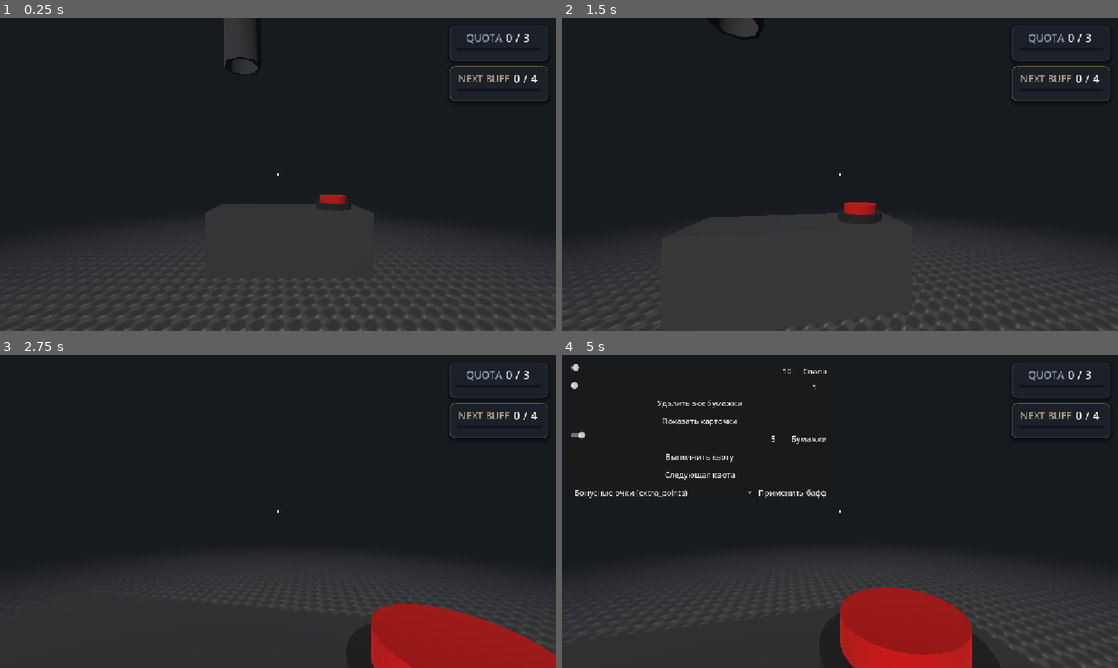
Above: before the commit, frames 1-4 (two rows, left to right).
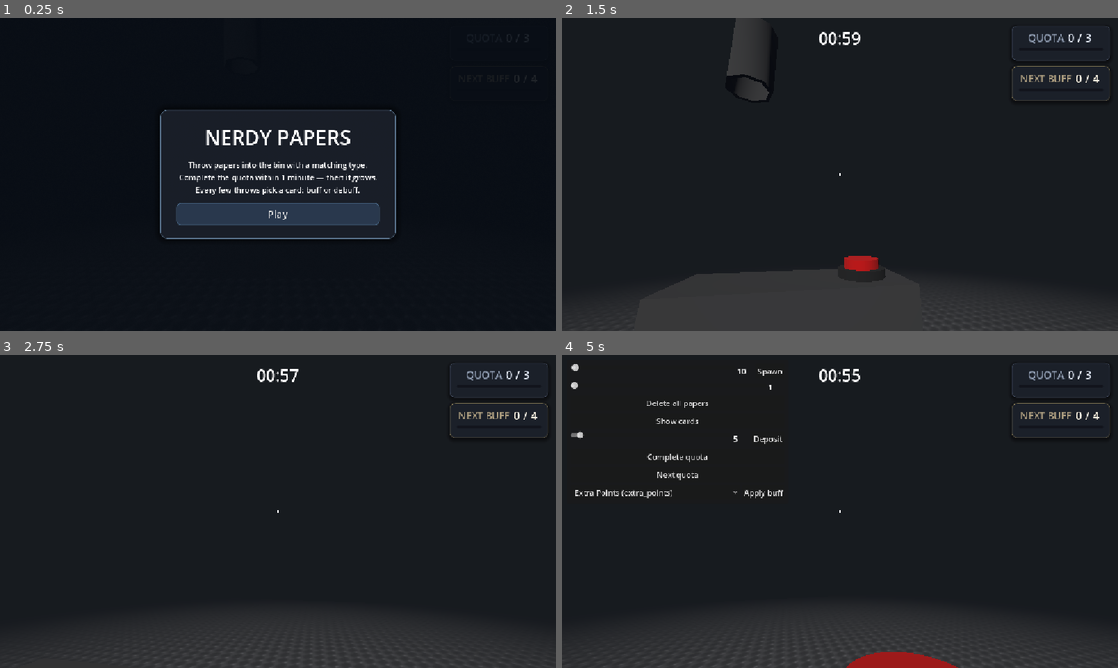
Above: after the commit, the same moments.

Repository: AvSBF/nerdy-papers
Game: Godot game, scene res://Scenes/World.tscn
Two runs of this game, one before a commit and one after it. Both use one fixed random seed, a clock stepped at 60 frames per second and the inputs below.
Inputs (mouse positions are in pixels of both pictures, inside the frame that each line leads up to):
- Up to frame 1 (0.25 s): no input
- Up to frame 2 (1.5 s): click (840, 215) at 0.5 s, where only the run after the commit has a clickable "Play"; tap Enter at 1.25 s; move the mouse to (867, 174) at 1.27 s; hold W (key_forward) from 1.28 s (still down); hold E (interact) from 1.28 s (still down)
- Up to frame 3 (2.75 s): keep holding W (key_forward); tap G (throw) at 1.55, 2.1 s; move the mouse to (250, 511) at 2.02 s; release E (interact) at 2.03 s; tap E (interact) at 2.3 s
- Up to frame 4 (5 s): keep holding W (key_forward); move the mouse to (851, 505) at 2.77 s; hold E (interact) 2.78-3.53 s; tap G (throw) at 3.05, 3.6, 4.55 s; tap Space at 3.5 s; move the mouse to (834, 517) at 3.52 s; tap E (interact) at 3.8 s; tap Enter at 4.25 s; move the mouse to (878, 514) at 4.27 s; hold E (interact) from 4.28 s (still down); tap F2 (debug_menu) at 4.9 s

The runs differ from the first frame. In frame 1, 36% of the frame differs, in the area x 0-100%, y 0-100%; in frame 2, 14%; in frame 3, 15%; in frame 4, 17%.

Commit message:
feat: add quota timer, game menus, play-area borders and English UI

Diff:
--- /dev/null
+++ b/Prefabs/Borders.tscn
@@ -0,0 +1,25 @@
+[gd_scene load_steps=3 format=3]
+
+[sub_resource type="BoxShape3D" id="BoxShape3D_long"]
+size = Vector3(20, 4, 0.5)
+
+[sub_resource type="BoxShape3D" id="BoxShape3D_wide"]
+size = Vector3(0.5, 4, 20)
+
+[node name="Borders" type="StaticBody3D"]
+
+[node name="North" type="CollisionShape3D" parent="."]
+transform = Transform3D(1, 0, 0, 0, 1, 0, 0, 0, 1, 0, 2, -10)
+shape = SubResource("BoxShape3D_long")
+
+[node name="South" type="CollisionShape3D" parent="."]
+transform = Transform3D(1, 0, 0, 0, 1, 0, 0, 0, 1, 0, 2, 10)
+shape = SubResource("BoxShape3D_long")
+
+[node name="West" type="CollisionShape3D" parent="."]
+transform = Transform3D(1, 0, 0, 0, 1, 0, 0, 0, 1, -10, 2, 0)
+shape = SubResource("BoxShape3D_wide")
+
+[node name="East" type="CollisionShape3D" parent="."]
+transform = Transform3D(1, 0, 0, 0, 1, 0, 0, 0, 1, 10, 2, 0)
+shape = SubResource("BoxShape3D_wide")
--- a/Prefabs/BuffCard.tscn
+++ b/Prefabs/BuffCard.tscn
@@ -90,19 +90,19 @@
 mouse_filter = 2
 horizontal_alignment = 1
 theme_override_font_sizes/font_size = 14
-text = "БАФФ"
+text = "BUFF"
 
 [node name="TitleLabel" type="Label" parent="Margin/VBox"]
 mouse_filter = 2
 horizontal_alignment = 1
 theme_override_font_sizes/font_size = 24
-text = "Заголовок"
+text = "Title"
 
 [node name="DescLabel" type="Label" parent="Margin/VBox"]
 mouse_filter = 2
 horizontal_alignment = 1
 autowrap_mode = 3
-text = "Описание"
+text = "Description"
 
 [node name="Spacer" type="Control" parent="Margin/VBox"]
 size_flags_vertical = 3
--- a/Prefabs/DebugMenu.tscn
+++ b/Prefabs/DebugMenu.tscn
@@ -35,7 +35,7 @@
 text = "10"
 
 [node name="SpawnButton" type="Button" parent="Panel/Margin/VBox/SpawnRow"]
-text = "Спавн"
+text = "Spawn"
 
 [node name="MaxHeldRow" type="HBoxContainer" parent="Panel/Margin/VBox"]
 
@@ -52,10 +52,10 @@
 text = "1"
 
 [node name="DeleteButton" type="Button" parent="Panel/Margin/VBox"]
-text = "Удалить все бумажки"
+text = "Delete all papers"
 
 [node name="ForceCardsButton" type="Button" parent="Panel/Margin/VBox"]
-text = "Показать карточки"
+text = "Show cards"
 
 [node name="DepositRow" type="HBoxContainer" parent="Panel/Margin/VBox"]
 
@@ -72,13 +72,13 @@
 text = "5"
 
 [node name="DepositButton" type="Button" parent="Panel/Margin/VBox/DepositRow"]
-text = "Бумажки"
+text = "Deposit"
 
 [node name="CompleteQuotaButton" type="Button" parent="Panel/Margin/VBox"]
-text = "Выполнить квоту"
+text = "Complete quota"
 
 [node name="NextQuotaButton" type="Button" parent="Panel/Margin/VBox"]
-text = "Следующая квота"
+text = "Next quota"
 
 [node name="BuffRow" type="HBoxContainer" parent="Panel/Margin/VBox"]
 
@@ -86,4 +86,4 @@
 size_flags_horizontal = 3
 
 [node name="ApplyBuffButton" type="Button" parent="Panel/Margin/VBox/BuffRow"]
-text = "Применить бафф"
+text = "Apply buff"
--- /dev/null
+++ b/Scenes/Menus.tscn
@@ -0,0 +1,213 @@
+[gd_scene load_steps=4 format=3]
+
+[ext_resource type="Script" path="res://Scripts/UI/game_controller.gd" id="1_menu"]
+
+[sub_resource type="StyleBoxFlat" id="StyleBoxFlat_panel"]
+bg_color = Color(0.1, 0.12, 0.16, 0.96)
+border_width_left = 1
+border_width_top = 1
+border_width_right = 1
+border_width_bottom = 1
+border_color = Color(0.35, 0.45, 0.55, 1)
+corner_radius_top_left = 14
+corner_radius_top_right = 14
+corner_radius_bottom_right = 14
+corner_radius_bottom_left = 14
+content_margin_left = 34.0
+content_margin_top = 28.0
+content_margin_right = 34.0
+content_margin_bottom = 28.0
+shadow_color = Color(0, 0, 0, 0.5)
+shadow_size = 14
+
+[sub_resource type="StyleBoxFlat" id="StyleBoxFlat_button"]
+bg_color = Color(0.16, 0.22, 0.3, 1)
+border_width_left = 1
+border_width_top = 1
+border_width_right = 1
+border_width_bottom = 1
+border_color = Color(0.35, 0.5, 0.65, 1)
+corner_radius_top_left = 8
+corner_radius_top_right = 8
+corner_radius_bottom_right = 8
+corner_radius_bottom_left = 8
+
+[node name="Menus" type="CanvasLayer"]
+layer = 100
+process_mode = 3
+script = ExtResource("1_menu")
+
+[node name="TimerLabel" type="Label" parent="."]
+anchors_preset = 5
+anchor_left = 0.5
+anchor_top = 0.0
+anchor_right = 0.5
+anchor_bottom = 0.0
+offset_left = -60.0
+offset_top = 18.0
+offset_right = 60.0
+offset_bottom = 56.0
+grow_horizontal = 2
+theme_override_font_sizes/font_size = 34
+horizontal_alignment = 1
+text = "01:00"
+
+[node name="MainMenu" type="Control" parent="."]
+anchors_preset = 15
+anchor_right = 1.0
+anchor_bottom = 1.0
+grow_horizontal = 2
+grow_vertical = 2
+
+[node name="Dimmer" type="ColorRect" parent="MainMenu"]
+anchors_preset = 15
+anchor_right = 1.0
+anchor_bottom = 1.0
+grow_horizontal = 2
+grow_vertical = 2
+mouse_filter = 2
+color = Color(0.03, 0.05, 0.08, 0.9)
+
+[node name="Center" type="CenterContainer" parent="MainMenu"]
+anchors_preset = 15
+anchor_right = 1.0
+anchor_bottom = 1.0
+grow_horizontal = 2
+grow_vertical = 2
+
+[node name="Panel" type="PanelContainer" parent="MainMenu/Center"]
+theme_override_styles/panel = SubResource("StyleBoxFlat_panel")
+
+[node name="VBox" type="VBoxContainer" parent="MainMenu/Center/Panel"]
+theme_override_constants/separation = 16
+
+[node name="Title" type="Label" parent="MainMenu/Center/Panel/VBox"]
+theme_override_font_sizes/font_size = 42
+horizontal_alignment = 1
+text = "NERDY PAPERS"
+
+[node name="Desc" type="Label" parent="MainMenu/Center/Panel/VBox"]
+custom_minimum_size = Vector2(420, 0)
+horizontal_alignment = 1
+autowrap_mode = 2
+text = "Throw papers into the bin with a matching type.\nComplete the quota within 1 minute — then it grows.\nEvery few throws pick a card: buff or debuff."
+
+[node name="PlayButton" type="Button" parent="MainMenu/Center/Panel/VBox"]
+custom_minimum_size = Vector2(240, 46)
+theme_override_styles/normal = SubResource("StyleBoxFlat_button")
+theme_override_styles/hover = SubResource("StyleBoxFlat_button")
+theme_override_styles/pressed = SubResource("StyleBoxFlat_button")
+theme_override_font_sizes/font_size = 20
+text = "Play"
+
+[node name="PauseMenu" type="Control" parent="."]
+anchors_preset = 15
+anchor_right = 1.0
+anchor_bottom = 1.0
+grow_horizontal = 2
+grow_vertical = 2
+
+[node name="Dimmer" type="ColorRect" parent="PauseMenu"]
+anchors_preset = 15
+anchor_right = 1.0
+anchor_bottom = 1.0
+grow_horizontal = 2
+grow_vertical = 2
+mouse_filter = 2
+color = Color(0.03, 0.05, 0.08, 0.75)
+
+[node name="Center" type="CenterContainer" parent="PauseMenu"]
+anchors_preset = 15
+anchor_right = 1.0
+anchor_bottom = 1.0
+grow_horizontal = 2
+grow_vertical = 2
+
+[node name="Panel" type="PanelContainer" parent="PauseMenu/Center"]
+theme_override_styles/panel = SubResource("StyleBoxFlat_panel")
+
+[node name="VBox" type="VBoxContainer" parent="PauseMenu/Center/Panel"]
+theme_override_constants/separation = 14
+
+[node name="Title" type="Label" parent="PauseMenu/Center/Panel/VBox"]
+theme_override_font_sizes/font_size = 34
+horizontal_alignment = 1
+text = "PAUSE"
+
+[node name="ContinueButton" type="Button" parent="PauseMenu/Center/Panel/VBox"]
+custom_minimum_size = Vector2(240, 42)
+theme_override_styles/normal = SubResource("StyleBoxFlat_button")
+theme_override_styles/hover = SubResource("StyleBoxFlat_button")
+theme_override_styles/pressed = SubResource("StyleBoxFlat_button")
+theme_override_font_sizes/font_size = 18
+text = "Continue"
+
+[node name="RestartButton" type="Button" parent="PauseMenu/Center/Panel/VBox"]
+custom_minimum_size = Vector2(240, 42)
+theme_override_styles/normal = SubResource("StyleBoxFlat_button")
+theme_override_styles/hover = SubResource("StyleBoxFlat_button")
+theme_override_styles/pressed = SubResource("StyleBoxFlat_button")
+theme_override_font_sizes/font_size = 18
+text = "Restart"
+
+[node name="MenuButton" type="Button" parent="PauseMenu/Center/Panel/VBox"]
+custom_minimum_size = Vector2(240, 42)
+theme_override_styles/normal = SubResource("StyleBoxFlat_button")
+theme_override_styles/hover = SubResource("StyleBoxFlat_button")
+theme_override_styles/pressed = SubResource("StyleBoxFlat_button")
+theme_override_font_sizes/font_size = 18
+text = "Main Menu"
+
+[node name="DefeatScreen" type="Control" parent="."]
+anchors_preset = 15
+anchor_right = 1.0
+anchor_bottom = 1.0
+grow_horizontal = 2
+grow_vertical = 2
+
+[node name="Dimmer" type="ColorRect" parent="DefeatScreen"]
+anchors_preset = 15
+anchor_right = 1.0
+anchor_bottom = 1.0
+grow_horizontal = 2
+grow_vertical = 2
+mouse_filter = 2
+color = Color(0.12, 0.03, 0.03, 0.92)
+
+[node name="Center" type="CenterContainer" parent="DefeatScreen"]
+anchors_preset = 15
+anchor_right = 1.0
+anchor_bottom = 1.0
+grow_horizontal = 2
+grow_vertical = 2
+
+[node name="Panel" type="PanelContainer" parent="DefeatScreen/Center"]
+theme_override_styles/panel = SubResource("StyleBoxFlat_panel")
+
+[node name="VBox" type="VBoxContainer" parent="DefeatScreen/Center/Panel"]
+theme_override_constants/separation = 14
+
+[node name="Title" type="Label" parent="DefeatScreen/Center/Panel/VBox"]
+theme_override_font_sizes/font_size = 36
+horizontal_alignment = 1
+text = "DEFEAT"
+
+[node name="Desc" type="Label" parent="DefeatScreen/Center/Panel/VBox"]
+horizontal_alignment = 1
+text = "Quota not completed in time!"
+
+[node name="RestartButton" type="Button" parent="DefeatScreen/Center/Panel/VBox"]
+custom_minimum_size = Vector2(240, 42)
+theme_override_styles/normal = SubResource("StyleBoxFlat_button")
+theme_override_styles/hover = SubResource("StyleBoxFlat_button")
+theme_override_styles/pressed = SubResource("StyleBoxFlat_button")
+theme_override_font_sizes/font_size = 18
+text = "Restart"
+
+[node name="MenuButton" type="Button" parent="DefeatScreen/Center/Panel/VBox"]
+custom_minimum_size = Vector2(240, 42)
+theme_override_styles/normal = SubResource("StyleBoxFlat_button")
+theme_override_styles/hover = SubResource("StyleBoxFlat_button")
+theme_override_styles/pressed = SubResource("StyleBoxFlat_button")
+theme_override_font_sizes/font_size = 18
+text = "Main Menu"
--- a/Scenes/World.tscn
+++ b/Scenes/World.tscn
@@ -11,6 +11,8 @@
 [ext_resource type="PackedScene" uid="uid://cuxo5cfijmurj" path="res://Scenes/BuffUI.tscn" id="8_uo7di"]
 [ext_resource type="Shader" path="res://Shaders/pixelation.gdshader" id="9_pixshader"]
 [ext_resource type="Script" path="res://Scripts/UI/screen_effects.gd" id="10_pixscript"]
+[ext_resource type="PackedScene" path="res://Scenes/Menus.tscn" id="11_menus"]
+[ext_resource type="PackedScene" path="res://Prefabs/Borders.tscn" id="12_borders"]
 
 [sub_resource type="Environment" id="Environment_mmoe8"]
 background_mode = 1
@@ -91,3 +93,7 @@
 [node name="Round Controller" type="Node" parent="." unique_id=944369856 groups=["round_controller"]]
 script = ExtResource("8_q2d71")
 quota_growth_range = Vector2(1.5, 2.5)
+
+[node name="Menus" parent="." instance=ExtResource("11_menus")]
+
+[node name="Borders" parent="." instance=ExtResource("12_borders")]
--- a/Scripts/Player/player_controller.gd
+++ b/Scripts/Player/player_controller.gd
@@ -12,10 +12,3 @@
 
 func _ready() -> void:
 	Input.mouse_mode = Input.MOUSE_MODE_CAPTURED
-
-func _unhandled_input(event: InputEvent) -> void:
-	if event.is_action_pressed("ui_cancel"):
-		if Input.mouse_mode == Input.MOUSE_MODE_CAPTURED:
-			Input.mouse_mode = Input.MOUSE_MODE_VISIBLE
-		else:
-			Input.mouse_mode = Input.MOUSE_MODE_CAPTURED
--- a/Scripts/Round/round_controller.gd
+++ b/Scripts/Round/round_controller.gd
@@ -4,13 +4,18 @@
 signal deposits_changed(total_deposited: int, buff_threshold: int)
 signal buff_required_reached
 signal quota_reached
+signal quota_timeout
 
 @export var buff_threshold_range : Vector2 = Vector2(3, 5)
 @export var quota_growth_range : Vector2
 
+const QUOTA_TIME : float = 60.0
+
 var total_deposited : int = 0
 var buff_threshold : int = 0
 var quota_target : int = 3
+var quota_time_left : float = QUOTA_TIME
+var _playing : bool = false
 
 # баффы
 # очки за бумажку
@@ -86,6 +91,20 @@
 	buff_threshold = 0
 	roll_required()
 
+func start_round() -> void:
+	_playing = true
+	reset_round()
+	quota_time_left = QUOTA_TIME
+
+func _process(delta: float) -> void:
+	if not _playing:
+		return
+	quota_time_left -= delta
+	if quota_time_left <= 0.0:
+		quota_time_left = 0.0
+		_playing = false
+		quota_timeout.emit()
+
 func _on_paper_deposited(_count: int) -> void:
 	combo_streak += 1
 	var bonus := 0
@@ -115,6 +134,7 @@
 func quota_change_required():
 	var increment := int(quota_target * randf_range(quota_growth_range.x, quota_growth_range.y))
 	quota_target = total_deposited + increment
+	quota_time_left = QUOTA_TIME
 	deposits_changed.emit(total_deposited, buff_threshold)
 
 func add_deposits(amount: int) -> void:
--- a/Scripts/UI/buff_card.gd
+++ b/Scripts/UI/buff_card.gd
@@ -25,8 +25,8 @@
 	top_stripe.color = color
 	type_label.add_theme_color_override("font_color", color)
 	type_label.text = "BUFF" if card_type == "green" else ("DEBUFF" if card_type == "red" else "RANDOM")
-	title_label.text = str(data.get("title", "Без названия"))
-	desc_label.text = str(data.get("desc", "Заглушка"))
+	title_label.text = str(data.get("title", "Untitled"))
+	desc_label.text = str(data.get("desc", "Placeholder"))
 
 func _on_pressed() -> void:
 	chosen.emit(self)
--- a/Scripts/UI/debug_menu.gd
+++ b/Scripts/UI/debug_menu.gd
@@ -20,28 +20,28 @@
 @onready var round : Node = get_tree().current_scene.get_node("Round Controller")
 
 const BUFFS : Array[Dictionary] = [
-	{"id": "extra_points", "label": "Бонусные очки"},
-	{"id": "movement_speed_positive", "label": "Лёгкие ноги"},
-	{"id": "movement_speed_negative", "label": "Тяжёлые ноги"},
-	{"id": "quota_change_positive", "label": "Экономия"},
-	{"id": "quota_change_negative", "label": "Жадность"},
-	{"id": "more_hands", "label": "Вторая рука"},
-	{"id": "less_hands", "label": "Скупые руки"},
-	{"id": "interaction_range_positive", "label": "Длинная рука"},
-	{"id": "interaction_range_negative", "label": "Короткая рука"},
-	{"id": "power_throw", "label": "Мощный бросок"},
-	{"id": "weak_throw", "label": "Слабый бросок"},
-	{"id": "automation", "label": "Автоматизация"},
-	{"id": "stingy_points", "label": "Скупые очки"},
-	{"id": "magnet", "label": "Магнит"},
-	{"id": "combo", "label": "Комбо"},
-	{"id": "hint", "label": "Подсказчик"},
-	{"id": "inversion", "label": "Инверсия"},
-	{"id": "disable_inversion", "label": "Снятие инверсии"},
-	{"id": "camera_shake", "label": "Тряска камеры"},
-	{"id": "pixelation", "label": "Пикселизация"},
-	{"id": "moving_crosshair", "label": "Движущийся прицел"},
-	{"id": "random", "label": "Случайный бафф (жёлтый)"},
+	{"id": "extra_points", "label": "Extra Points"},
+	{"id": "movement_speed_positive", "label": "Light Legs"},
+	{"id": "movement_speed_negative", "label": "Heavy Legs"},
+	{"id": "quota_change_positive", "label": "Economy"},
+	{"id": "quota_change_negative", "label": "Greed"},
+	{"id": "more_hands", "label": "More Hands"},
+	{"id": "less_hands", "label": "Fewer Hands"},
+	{"id": "interaction_range_positive", "label": "Long Arms"},
+	{"id": "interaction_range_negative", "label": "Short Arms"},
+	{"id": "power_throw", "label": "Strong Throw"},
+	{"id": "weak_throw", "label": "Weak Throw"},
+	{"id": "automation", "label": "Automation"},
+	{"id": "stingy_points", "label": "Stingy Points"},
+	{"id": "magnet", "label": "Magnet"},
+	{"id": "combo", "label": "Combo"},
+	{"id": "hint", "label": "Hint"},
+	{"id": "inversion", "label": "Inversion"},
+	{"id": "disable_inversion", "label": "Clear Inversion"},
+	{"id": "camera_shake", "label": "Camera Shake"},
+	{"id": "pixelation", "label": "Pixelation"},
+	{"id": "moving_crosshair", "label": "Moving Crosshair"},
+	{"id": "random", "label": "Random Buff (yellow)"},
 ]
 
 func _ready() -> void:
--- /dev/null
+++ b/Scripts/UI/game_controller.gd
@@ -0,0 +1,81 @@
+extends CanvasLayer
+
+enum State { MENU, PLAYING, PAUSED, DEFEAT }
+
+var _state : int = State.MENU
+
+@onready var main_menu : Control = $MainMenu
+@onready var pause_menu : Control = $PauseMenu
+@onready var defeat_screen : Control = $DefeatScreen
+@onready var timer_label : Label = $TimerLabel
+
+var _round : Node
+
+func _ready() -> void:
+	process_mode = Node.PROCESS_MODE_ALWAYS
+	_round = get_tree().get_first_node_in_group("round_controller")
+	if _round != null:
+		_round.quota_timeout.connect(_on_quota_timeout)
+	main_menu.get_node("Center/Panel/VBox/PlayButton").pressed.connect(_play)
+	pause_menu.get_node("Center/Panel/VBox/ContinueButton").pressed.connect(_resume)
+	pause_menu.get_node("Center/Panel/VBox/RestartButton").pressed.connect(_restart)
+	pause_menu.get_node("Center/Panel/VBox/MenuButton").pressed.connect(_to_menu)
+	defeat_screen.get_node("Center/Panel/VBox/RestartButton").pressed.connect(_restart)
+	defeat_screen.get_node("Center/Panel/VBox/MenuButton").pressed.connect(_to_menu)
+	_show_state(State.MENU)
+	get_tree().paused = true
+	Input.mouse_mode = Input.MOUSE_MODE_VISIBLE
+
+func _process(_delta: float) -> void:
+	if _state == State.PLAYING and _round != null:
+		var m := int(_round.quota_time_left / 60.0)
+		var s := int(fmod(_round.quota_time_left, 60.0))
+		timer_label.text = "%02d:%02d" % [m, s]
+
+func _unhandled_input(event: InputEvent) -> void:
+	if not event.is_action_pressed("ui_cancel"):
+		return
+	var buff_ui := get_tree().current_scene.get_node("BuffCardUI")
+	if buff_ui != null and buff_ui._cards_active:
+		return
+	if _state == State.PLAYING:
+		_pause()
+	elif _state == State.PAUSED:
+		_resume()
+
+func _show_state(state: int) -> void:
+	_state = state
+	main_menu.visible = state == State.MENU
+	pause_menu.visible = state == State.PAUSED
+	defeat_screen.visible = state == State.DEFEAT
+	timer_label.visible = state == State.PLAYING
+
+func _play() -> void:
+	_show_state(State.PLAYING)
+	if _round != null:
+		_round.start_round()
+	get_tree().paused = false
+	Input.mouse_mode = Input.MOUSE_MODE_CAPTURED
+
+func _pause() -> void:
+	_show_state(State.PAUSED)
+	get_tree().paused = true
+	Input.mouse_mode = Input.MOUSE_MODE_VISIBLE
+
+func _resume() -> void:
+	_show_state(State.PLAYING)
+	get_tree().paused = false
+	Input.mouse_mode = Input.MOUSE_MODE_CAPTURED
+
+func _restart() -> void:
+	_play()
+
+func _to_menu() -> void:
+	_show_state(State.MENU)
+	get_tree().paused = true
+	Input.mouse_mode = Input.MOUSE_MODE_VISIBLE
+
+func _on_quota_timeout() -> void:
+	_show_state(State.DEFEAT)
+	get_tree().paused = true
+	Input.mouse_mode = Input.MOUSE_MODE_VISIBLE
Not shown, added: Scripts/UI/game_controller.gd.uid
